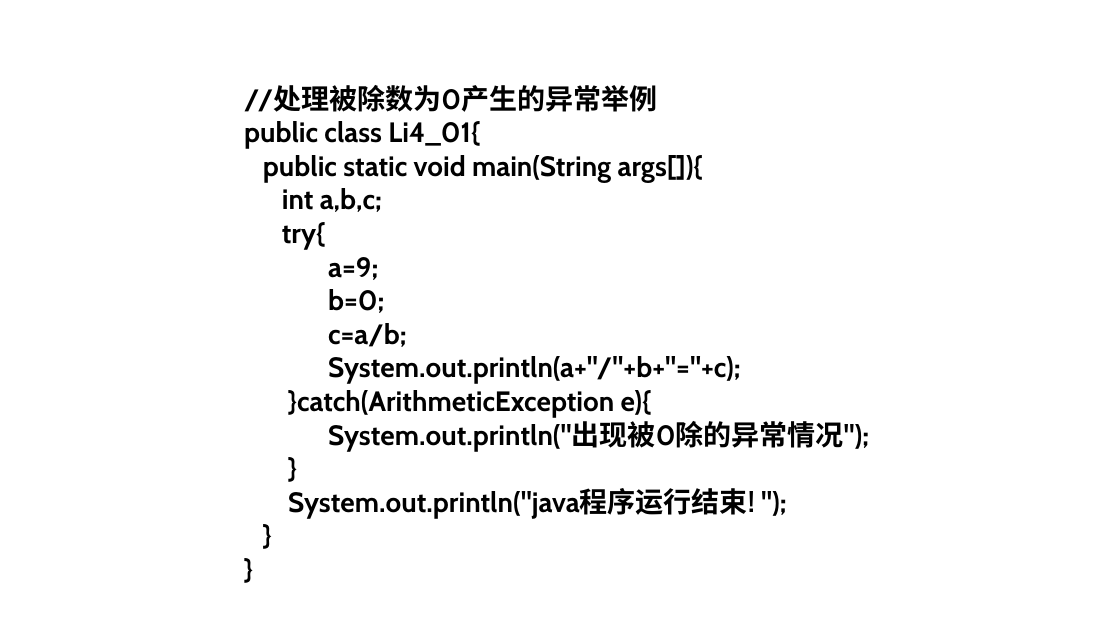
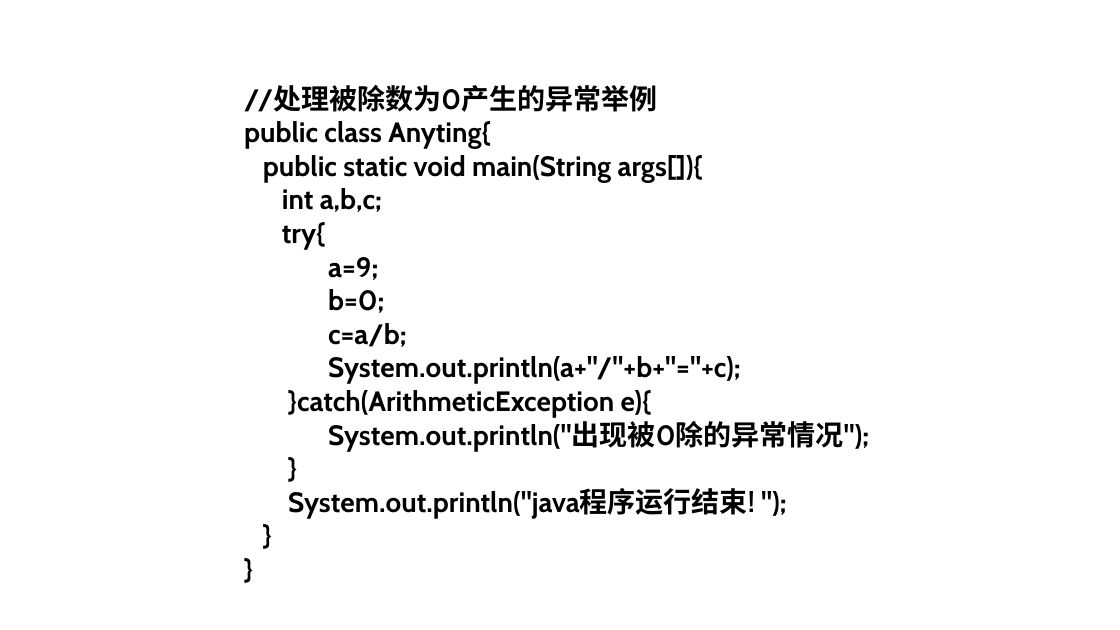
Before and after one commit to j-w-huang/oop, a slide deck: slide 22 of ch5/第五章 part2.pptx. Drawn at 1120x630 pixels with LibreOffice and Linux fonts; fonts in the diff are those of the drawing. Boxes give left, top, right and bottom in pixels: in the first picture for what was removed or moved away, otherwise in the second. Text is boxed around its words. In the diff, an @@ line names an element or a change of style, - is before the commit and + after.

```diff
--- a/ch5/第五章 part2.pptx
+++ b/ch5/第五章 part2.pptx
@@ text at (244, 121, 490, 149): text changed @@
-public class Li4_01{
+public class Anyting{
```
Also in this commit, not shown: 1 other slide changed, 1 slide added, 3 other files.
